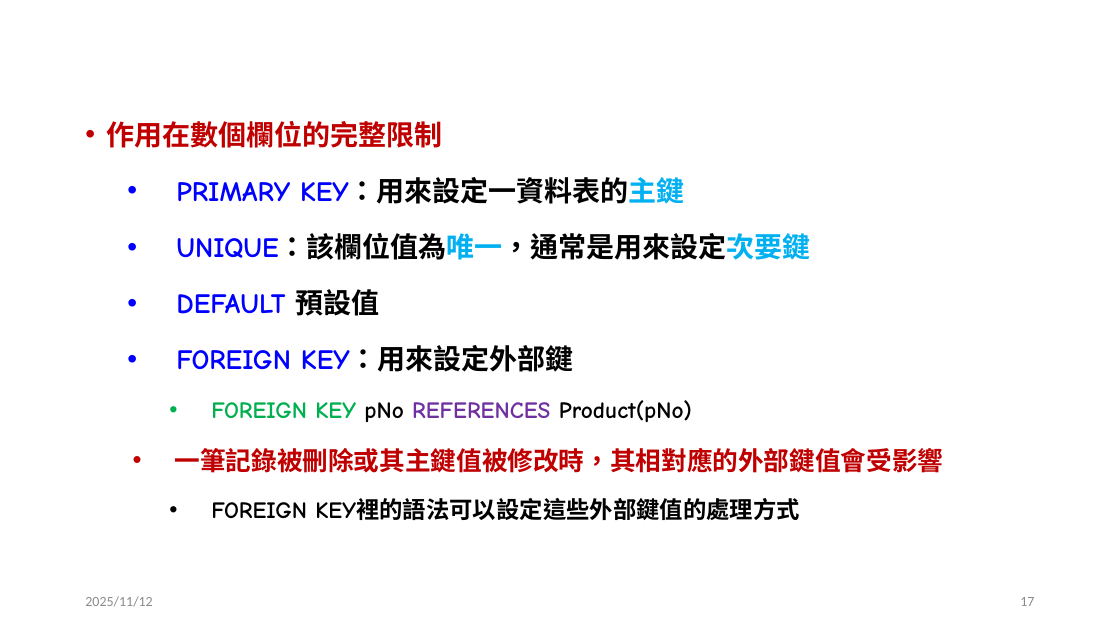
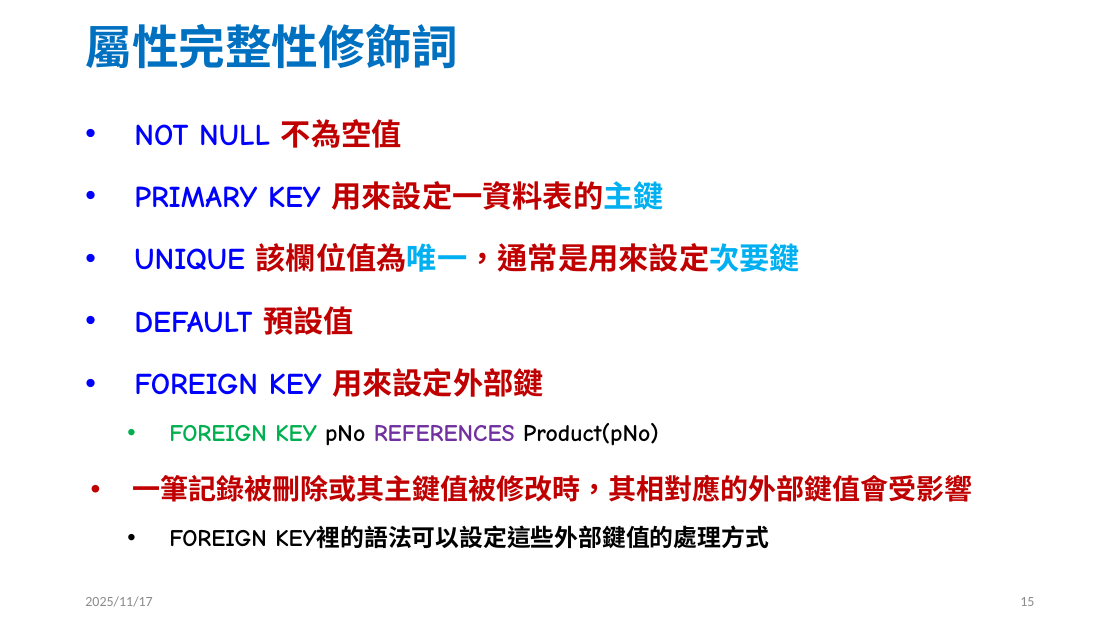
Before and after one commit to jc7qx/2025DB, a slide deck: slide 15 of slides/w10SQL1.pptx (slide 17 before the commit). Drawn at 1120x630 pixels with LibreOffice and Linux fonts; fonts in the diff are those of the drawing. Boxes give left, top, right and bottom in pixels: in the first picture for what was removed or moved away, otherwise in the second. Text is boxed around its words. In the diff, an @@ line names an element or a change of style, - is before the commit and + after.

```diff
--- a/slides/w10SQL1.pptx
+++ b/slides/w10SQL1.pptx
@@ title added at <box>85,24,458,69</box>, 40 pt, text #0070C0, bold @@
+屬性完整性修飾詞
@@ text at <box>134,119,800,272</box>: text changed; size 24 to 25.9 pt; text colour #000000 to #C00000 @@
-• 作用在數個欄位的完整限制
-  • PRIMARY KEY：用來設定一資料表的主鍵
-  • UNIQUE：該欄位值為唯一，通常是用來設定次要鍵
+• NOT NULL 不為空值
+• PRIMARY KEY 用來設定一資料表的主鍵
+• UNIQUE 該欄位值為唯一，通常是用來設定次要鍵
@@ text at <box>133,306,973,548</box>: size 24 to 25.9 pt in "DEFAULT 預設值"; text colour #000000 to #C00000 in "預設值"; size 20 to 20.4 pt in "FOREIGN KEY pNo REFERENCES Product(pNo)", "FOREIGN KEY裡的語法可以設定這些外部鍵值的處理方式"; size 22 to 24.1 pt in "一筆記錄被刪除或其主鍵值被修改時，其相對應的外部鍵值會受影響"; list level 2 to 1 in "DEFAULT 預設值"; line spacing 1.5 to 1.4; list level 3 to 2 in "FOREIGN KEY pNo REFERENCES Product(pNo)"; list level 2 to 1 in "一筆記錄被刪除或其主鍵值被修改時，其相對應的外部鍵值會受影響"; list level 3 to 2 in "FOREIGN KEY裡的語法可以設定這些外部鍵值的處理方式" @@
@@ text at <box>134,368,544,397</box>: text changed; size 24 to 25.9 pt @@
-  • FOREIGN KEY：用來設定外部鍵
+• FOREIGN KEY 用來設定外部鍵
@@ text at <box>85,596,152,607</box>: text changed @@
-2025/11/12
+2025/11/17
@@ page number at <box>1020,597,1034,606</box>: text changed @@
-17
+15
```
Also in this commit, not shown: 38 other slides changed, 9 slides added, 19 slides removed, 3 other files.
